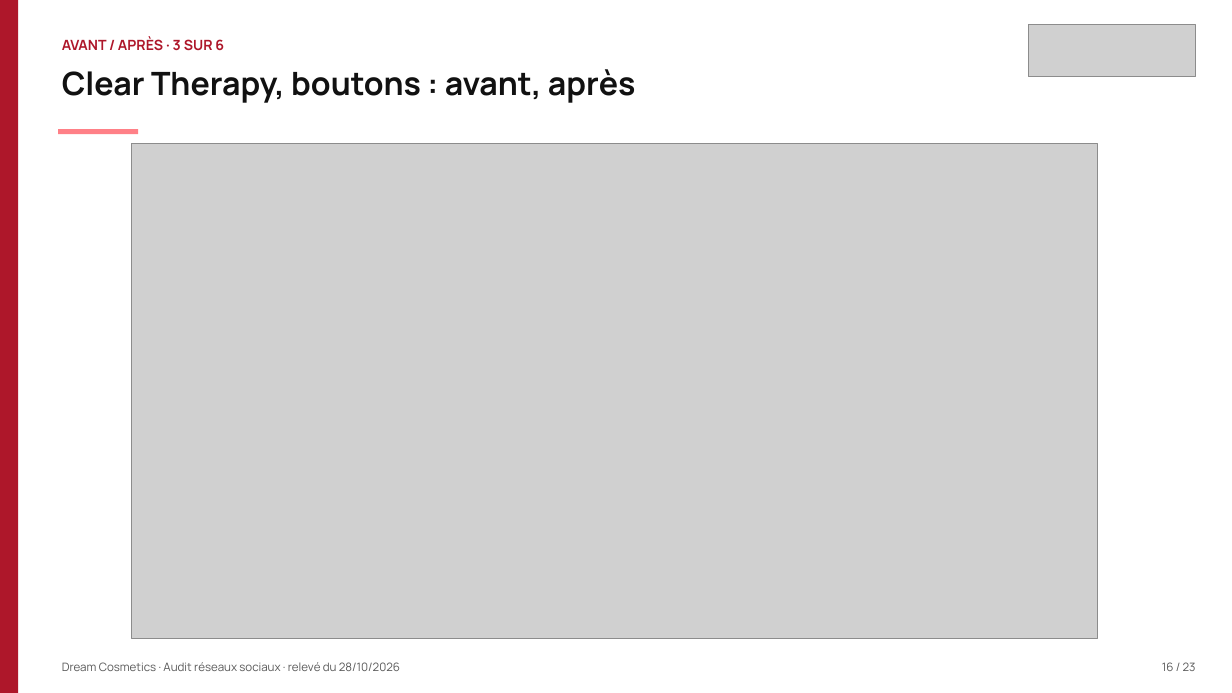
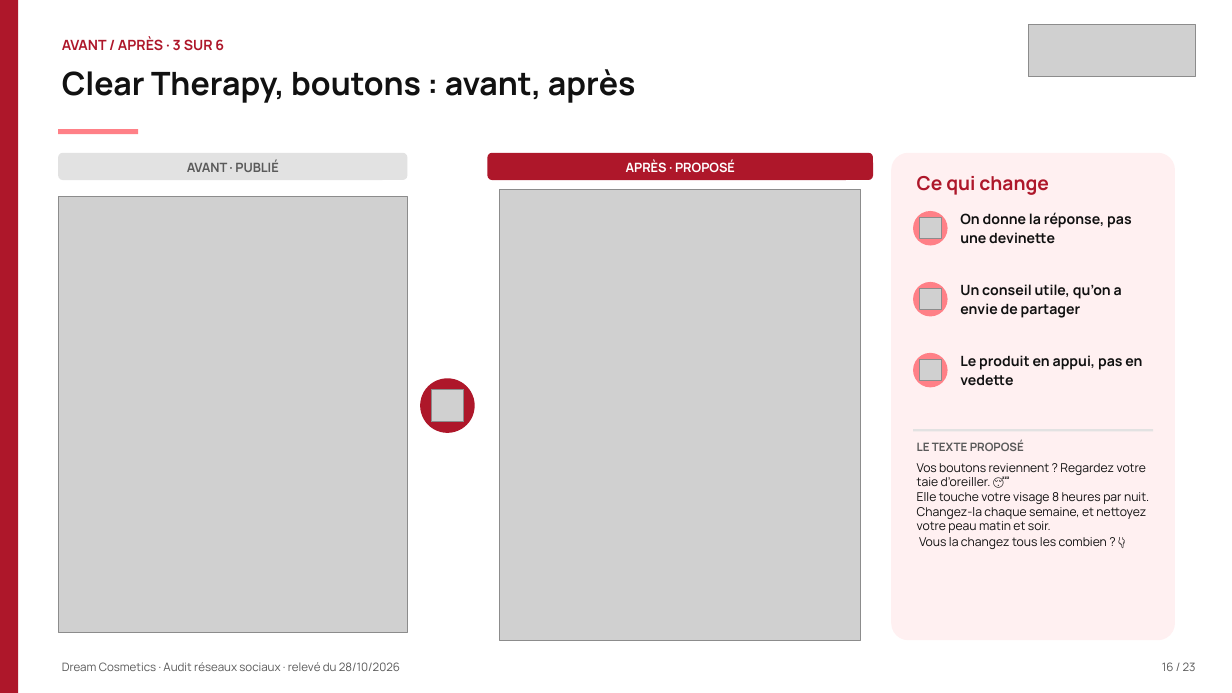
Before and after one commit to leslita06/fatima-unifood-fictif, a slide deck: slide 16 of tmp-tj/261028_dream-cosmetics_audit-reseaux-sociaux_v2.pptx. Drawn at 1232x693 pixels with LibreOffice and Linux fonts; fonts in the diff are those of the drawing; grey boxes stand for pictures. Boxes give left, top, right and bottom in pixels: in the first picture for what was removed or moved away, otherwise in the second. Text is boxed around its words. In the diff, an @@ line names an element or a change of style, - is before the commit and + after.

Commit message:
tmp

```diff
--- a/tmp-tj/261028_dream-cosmetics_audit-reseaux-sociaux_v2.pptx
+++ b/tmp-tj/261028_dream-cosmetics_audit-reseaux-sociaux_v2.pptx
@@ picture removed at box(132, 144, 1098, 639) @@
@@ rounded rectangle added at box(58, 152, 408, 180), fill #E2E2E2 @@
@@ text added at box(187, 160, 278, 172), 10 pt, text #5A5A5A, bold @@
+AVANT · PUBLIÉ
@@ rounded rectangle added at box(488, 152, 873, 180), fill #AE172A @@
@@ text added at box(626, 160, 735, 172), 10 pt, text #FFFFFF, bold @@
+APRÈS · PROPOSÉ
@@ rounded rectangle added at box(892, 152, 1176, 640), fill #FFF0F1 @@
@@ text added at box(917, 176, 1049, 195), 15 pt, text #AE172A, bold @@
+Ce qui change
@@ picture added at box(58, 197, 408, 632) @@
@@ picture added at box(500, 189, 861, 640) @@
@@ ellipse added at box(913, 211, 947, 245), fill #FF8087 @@
@@ picture added at box(920, 217, 942, 239) @@
@@ text added at box(960, 212, 1132, 244), 11 pt, text #111111, bold @@
+On donne la réponse, pas une devinette
@@ ellipse added at box(913, 282, 947, 316), fill #FF8087 @@
@@ picture added at box(920, 288, 942, 311) @@
@@ text added at box(960, 284, 1122, 318), 11 pt, text #111111, bold @@
+Un conseil utile, qu’on a envie de partager
@@ ellipse added at box(913, 353, 947, 387), fill #FF8087 @@
@@ text added at box(960, 355, 1142, 386), 11 pt, text #111111, bold @@
+Le produit en appui, pas en vedette
@@ ellipse added at box(421, 378, 475, 433), fill #AE172A @@
@@ picture added at box(432, 389, 464, 421) @@
@@ picture added at box(920, 360, 942, 382) @@
@@ rectangle added at box(913, 430, 1153, 432), fill #E2E2E2 @@
@@ text added at box(917, 440, 1024, 451), 9 pt, text #5A5A5A, bold @@
+LE TEXTE PROPOSÉ
@@ text added at box(917, 463, 1149, 549), 9.5 pt, text #111111 @@
+Vos boutons reviennent ? Regardez votre taie d’oreiller. 😴
+Elle touche votre visage 8 heures par nuit. Changez-la chaque semaine, et nettoyez votre peau matin et soir.
+Vous la changez tous les combien ? 👇
```
Also in this commit, not shown: 13 other slides changed.
